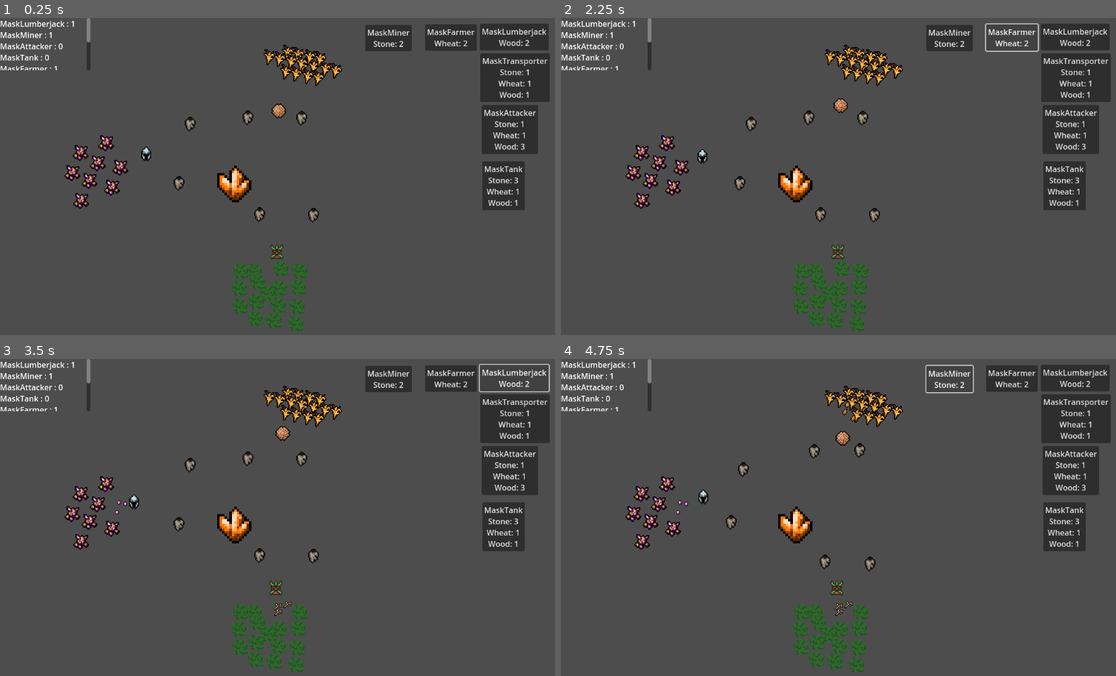
Above: before the commit, frames 1-4 (two rows, left to right).
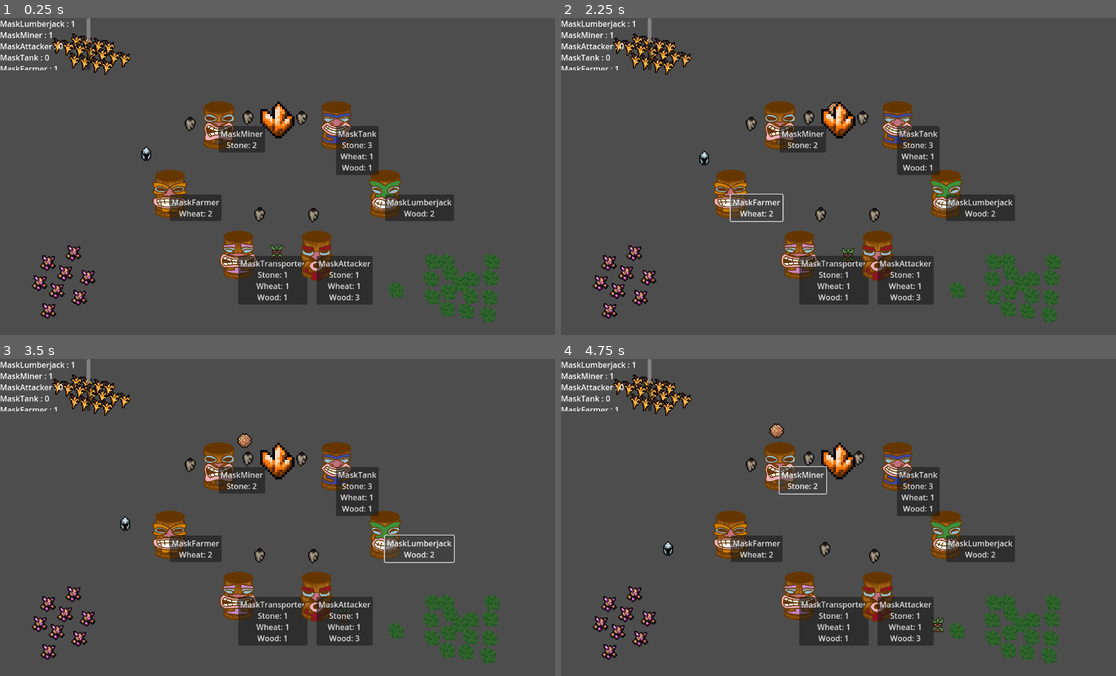
Above: after the commit, the same moments.

Repository: Kayno0o/gwj-86-godot
Game: Godot game, scene res://stages/game/game.tscn
The game is run twice, just before and just after one commit, with the same random seed, the same clock (stepped at 60 frames per second) and the same inputs.
Inputs:
- Up to frame 1 (0.25 s): no input
- Up to frame 2 (2.25 s): click "MaskTransporter Stone: 1 Whea…" at 0.5 s; click "MaskAttacker Stone: 1 Wheat: …" at 1.25 s; click "MaskFarmer Wheat: 2" at 2 s
- Up to frame 3 (3.5 s): click "MaskLumberjack Wood: 2" at 2.75 s
- Up to frame 4 (4.75 s): click "MaskTank Stone: 3 Wheat: 1 Wo…" at 3.5 s; click "MaskMiner Stone: 2" at 4.25 s

The runs differ from the first frame. In frame 1, 23% of the frame differs, in the area x 5-99%, y 2-99%; in frame 2, 22%; in frame 3, 22%; in frame 4, 23%, in the area x 5-99%, y 1-99%.

Commit message:
feat : gosh
j'ai du utiliser krita pour tous les separer, bref j't'expliquerais (ps : c'ma faute :'D ) MAIS les sprite des totem sont good, j'dois ameliorer commen l'ui s'affiche mais en dehors de ça, impec

Diff:
--- a/props/totem/minitotem.gd
+++ b/props/totem/minitotem.gd
@@ -9,7 +9,7 @@
 
 #region @export
 @export var mask_to_invok: PackedScene
-@export var top_sprite : Sprite2D
+@export var top_sprite : Texture
 @export var main_ressources = Enum.ItemType
 #endregion
 
@@ -23,6 +23,7 @@
 #	$Sprite.texture = top_sprite
 
 func _ready() -> void:
+	$Sprite2D.texture=top_sprite
 	var mask_instance = mask_to_invok.instantiate()
 	mask_name = Enum.EntityType.find_key(mask_instance.type)
 
--- a/props/totem/minitotem.tscn
+++ b/props/totem/minitotem.tscn
@@ -1,12 +1,23 @@
-[gd_scene load_steps=3 format=3 uid="uid://d3kkq6puo5mrg"]
+[gd_scene load_steps=6 format=3 uid="uid://d3kkq6puo5mrg"]
 
 [ext_resource type="Script" uid="uid://1ttmpsfgh8hx" path="res://props/totem/minitotem.gd" id="1_cmhrq"]
+[ext_resource type="PackedScene" uid="uid://boaxrcqnla75u" path="res://entities/mask/mask_black/mask_black.tscn" id="2_8f8rj"]
 [ext_resource type="PackedScene" uid="uid://caor0thuoxowv" path="res://Ui/totem/minitotem/minitotembubble.tscn" id="2_jscbx"]
+[ext_resource type="Texture2D" uid="uid://dmku4ouwjlq2s" path="res://assets/totem/totem_base.png" id="3_xnw2e"]
+[ext_resource type="Texture2D" uid="uid://dm1b3rryrrrxi" path="res://assets/totem/blue_totem.png" id="4_j55ir"]
 
 [node name="Minitotem" type="Node2D"]
 script = ExtResource("1_cmhrq")
+mask_to_invok = ExtResource("2_8f8rj")
 metadata/_custom_type_script = "uid://1ttmpsfgh8hx"
 
-[node name="Sprite" type="Sprite2D" parent="."]
+[node name="Sprite2D2" type="Sprite2D" parent="."]
+position = Vector2(0, 31.000008)
+scale = Vector2(0.2, 0.2)
+texture = ExtResource("3_xnw2e")
+
+[node name="Sprite2D" type="Sprite2D" parent="."]
+scale = Vector2(0.2, 0.2)
+texture = ExtResource("4_j55ir")
 
 [node name="minitotembubble" parent="." instance=ExtResource("2_jscbx")]
--- a/props/totem/totem.tscn
+++ b/props/totem/totem.tscn
@@ -1,15 +1,20 @@
-[gd_scene load_steps=11 format=3 uid="uid://cps5jjnch8vi4"]
+[gd_scene load_steps=16 format=3 uid="uid://cps5jjnch8vi4"]
 
 [ext_resource type="Script" uid="uid://b8ny58wv6ftll" path="res://props/totem/totem.gd" id="1_7ndw4"]
 [ext_resource type="Texture2D" uid="uid://cuymfckcbvxwr" path="res://props/totem/Crafting_36.png" id="2_v2ani"]
 [ext_resource type="PackedScene" uid="uid://ypvcy411pc06" path="res://props/totem/mini_totem/mini_totem_wood.tscn" id="3_v2ani"]
 [ext_resource type="PackedScene" uid="uid://chlm7ig6hfol0" path="res://entities/mask/mask_white/mask_white.tscn" id="4_b3en4"]
+[ext_resource type="Texture2D" uid="uid://d1o7xg8tsia00" path="res://assets/totem/pink_totem.png" id="5_x5o6e"]
 [ext_resource type="PackedScene" uid="uid://d3kkq6puo5mrg" path="res://props/totem/minitotem.tscn" id="5_xabt0"]
 [ext_resource type="PackedScene" uid="uid://qc4kdv7yak4b" path="res://entities/mask/mask_red/mask_red.tscn" id="6_k4i2k"]
 [ext_resource type="PackedScene" uid="uid://c0x6jgtd4wswl" path="res://entities/mask/mask_orange/mask_orange.tscn" id="7_k4i2k"]
 [ext_resource type="PackedScene" uid="uid://bwr7ygt2ff7hq" path="res://entities/mask/mask_green/mask_green.tscn" id="8_h5uus"]
+[ext_resource type="Texture2D" uid="uid://dslee6wnr15cf" path="res://assets/totem/red_totem.png" id="8_q76w8"]
 [ext_resource type="PackedScene" uid="uid://bqk8yh7c2vn8p" path="res://entities/mask/mask_blue/mask_blue.tscn" id="9_a0348"]
-[ext_resource type="PackedScene" uid="uid://boaxrcqnla75u" path="res://entities/mask/mask_black/mask_black.tscn" id="10_fmo0m"]
+[ext_resource type="Texture2D" uid="uid://bekvbetm0lfqw" path="res://assets/totem/orange_totem.png" id="10_waqct"]
+[ext_resource type="Texture2D" uid="uid://bw11mro1e5kd" path="res://assets/totem/green_totem.png" id="12_42wbl"]
+[ext_resource type="Texture2D" uid="uid://dm1b3rryrrrxi" path="res://assets/totem/blue_totem.png" id="14_tbapd"]
+[ext_resource type="Texture2D" uid="uid://4580kbqbk2ur" path="res://assets/totem/grey_totem.png" id="16_yjcm3"]
 
 [node name="Totem" type="Node2D"]
 script = ExtResource("1_7ndw4")
@@ -18,9 +23,10 @@
 scale = Vector2(5, 5)
 texture = ExtResource("2_v2ani")
 
-[node name="whitetotem" parent="." instance=ExtResource("3_v2ani")]
-position = Vector2(503, -270)
+[node name="pinktotem" parent="." instance=ExtResource("3_v2ani")]
+position = Vector2(-80, 275)
 mask_to_invok = ExtResource("4_b3en4")
+top_sprite = ExtResource("5_x5o6e")
 main_ressources = {
 "Soul": 0,
 "Stone": 1,
@@ -29,8 +35,9 @@
 }
 
 [node name="redtotem" parent="." instance=ExtResource("5_xabt0")]
-position = Vector2(506, -164)
+position = Vector2(80, 275)
 mask_to_invok = ExtResource("6_k4i2k")
+top_sprite = ExtResource("8_q76w8")
 main_ressources = {
 "Soul": 0,
 "Stone": 1,
@@ -39,8 +46,9 @@
 }
 
 [node name="orangetotem" parent="." instance=ExtResource("5_xabt0")]
-position = Vector2(390, -329)
+position = Vector2(-220, 150)
 mask_to_invok = ExtResource("7_k4i2k")
+top_sprite = ExtResource("10_waqct")
 main_ressources = {
 "Soul": 0,
 "Stone": 0,
@@ -49,8 +57,9 @@
 }
 
 [node name="greentotem" parent="." instance=ExtResource("5_xabt0")]
-position = Vector2(502, -330)
+position = Vector2(220, 150)
 mask_to_invok = ExtResource("8_h5uus")
+top_sprite = ExtResource("12_42wbl")
 main_ressources = {
 "Soul": 0,
 "Stone": 0,
@@ -59,8 +68,9 @@
 }
 
 [node name="bluetotem" parent="." instance=ExtResource("5_xabt0")]
-position = Vector2(507, -49)
+position = Vector2(120, 10)
 mask_to_invok = ExtResource("9_a0348")
+top_sprite = ExtResource("14_tbapd")
 main_ressources = {
 "Soul": 0,
 "Stone": 3,
@@ -69,8 +79,8 @@
 }
 
 [node name="blacktotem" parent="." instance=ExtResource("5_xabt0")]
-position = Vector2(268, -328)
-mask_to_invok = ExtResource("10_fmo0m")
+position = Vector2(-120, 10)
+top_sprite = ExtResource("16_yjcm3")
 main_ressources = {
 "Soul": 0,
 "Stone": 2,
--- a/stages/game/game.tscn
+++ b/stages/game/game.tscn
@@ -22,121 +22,121 @@
 [node name="Objects" type="Node2D" parent="."]
 
 [node name="Tree2" parent="Objects" instance=ExtResource("3_navwl")]
-position = Vector2(519, 517)
+position = Vector2(912, 498)
 
 [node name="Tree3" parent="Objects" instance=ExtResource("3_navwl")]
-position = Vector2(612, 517)
+position = Vector2(1005, 498)
 
 [node name="wheat" parent="Objects" instance=ExtResource("4_mqy30")]
-position = Vector2(585, 110)
+position = Vector2(153, 87)
 
 [node name="rock" parent="Objects" instance=ExtResource("5_navwl")]
-position = Vector2(217, 256)
+position = Vector2(150, 481)
 
 [node name="rock2" parent="Objects" instance=ExtResource("5_navwl")]
-position = Vector2(165, 276)
+position = Vector2(98, 501)
 
 [node name="rock3" parent="Objects" instance=ExtResource("5_navwl")]
-position = Vector2(183, 333)
+position = Vector2(116, 558)
 
 [node name="wheat2" parent="Objects" instance=ExtResource("4_mqy30")]
-position = Vector2(621, 95)
+position = Vector2(189, 72)
 
 [node name="wheat3" parent="Objects" instance=ExtResource("4_mqy30")]
-position = Vector2(589, 71)
+position = Vector2(157, 48)
 
 [node name="wheat4" parent="Objects" instance=ExtResource("4_mqy30")]
-position = Vector2(551, 80)
+position = Vector2(119, 57)
 
 [node name="Tree4" parent="Objects" instance=ExtResource("3_navwl")]
-position = Vector2(570, 552)
+position = Vector2(963, 533)
 
 [node name="Tree5" parent="Objects" instance=ExtResource("3_navwl")]
-position = Vector2(488, 552)
+position = Vector2(881, 533)
 
 [node name="wheat5" parent="Objects" instance=ExtResource("4_mqy30")]
-position = Vector2(606, 114)
+position = Vector2(174, 91)
 
 [node name="wheat6" parent="Objects" instance=ExtResource("4_mqy30")]
-position = Vector2(642, 99)
+position = Vector2(210, 76)
 
 [node name="wheat7" parent="Objects" instance=ExtResource("4_mqy30")]
-position = Vector2(610, 75)
+position = Vector2(178, 52)
 
 [node name="wheat8" parent="Objects" instance=ExtResource("4_mqy30")]
-position = Vector2(572, 84)
+position = Vector2(140, 61)
 
 [node name="wheat9" parent="Objects" instance=ExtResource("4_mqy30")]
-position = Vector2(630, 119)
+position = Vector2(198, 96)
 
 [node name="wheat10" parent="Objects" instance=ExtResource("4_mqy30")]
-position = Vector2(666, 104)
+position = Vector2(234, 81)
 
 [node name="wheat11" parent="Objects" instance=ExtResource("4_mqy30")]
-position = Vector2(634, 80)
+position = Vector2(202, 57)
 
 [node name="wheat12" parent="Objects" instance=ExtResource("4_mqy30")]
-position = Vector2(596, 89)
+position = Vector2(164, 66)
 
 [node name="wheat13" parent="Objects" instance=ExtResource("4_mqy30")]
-position = Vector2(651, 123)
+position = Vector2(219, 100)
 
 [node name="wheat14" parent="Objects" instance=ExtResource("4_mqy30")]
-position = Vector2(687, 108)
+position = Vector2(255, 85)
 
 [node name="wheat15" parent="Objects" instance=ExtResource("4_mqy30")]
-position = Vector2(655, 84)
+position = Vector2(223, 61)
 
 [node name="wheat16" parent="Objects" instance=ExtResource("4_mqy30")]
-position = Vector2(617, 93)
+position = Vector2(185, 70)
 
 [node name="Tree6" parent="Objects" instance=ExtResource("3_navwl")]
-position = Vector2(609, 550)
+position = Vector2(1002, 531)
 
 [node name="Tree7" parent="Objects" instance=ExtResource("3_navwl")]
-position = Vector2(547, 562)
+position = Vector2(940, 543)
 
 [node name="Tree8" parent="Objects" instance=ExtResource("3_navwl")]
-position = Vector2(523, 579)
+position = Vector2(916, 560)
 
 [node name="Tree9" parent="Objects" instance=ExtResource("3_navwl")]
-position = Vector2(604, 625)
+position = Vector2(997, 606)
 
 [node name="Tree10" parent="Objects" instance=ExtResource("3_navwl")]
-position = Vector2(573, 512)
+position = Vector2(809, 556)
 
 [node name="Tree11" parent="Objects" instance=ExtResource("3_navwl")]
-position = Vector2(491, 517)
+position = Vector2(884, 498)
 
 [node name="Tree12" parent="Objects" instance=ExtResource("3_navwl")]
-position = Vector2(490, 589)
+position = Vector2(883, 570)
 
 [node name="Tree13" parent="Objects" instance=ExtResource("3_navwl")]
-position = Vector2(568, 587)
+position = Vector2(961, 568)
 
 [node name="Tree14" parent="Objects" instance=ExtResource("3_navwl")]
-position = Vector2(526, 539)
+position = Vector2(919, 520)
 
 [node name="Tree15" parent="Objects" instance=ExtResource("3_navwl")]
-position = Vector2(607, 590)
+position = Vector2(1000, 571)
 
 [node name="Tree16" parent="Objects" instance=ExtResource("3_navwl")]
-position = Vector2(559, 618)
+position = Vector2(952, 599)
 
 [node name="Tree17" parent="Objects" instance=ExtResource("3_navwl")]
-position = Vector2(521, 614)
+position = Vector2(914, 595)
 
 [node name="rock4" parent="Objects" instance=ExtResource("5_navwl")]
-position = Vector2(200, 297)
+position = Vector2(133, 522)
 
 [node name="rock5" parent="Objects" instance=ExtResource("5_navwl")]
-position = Vector2(148, 317)
+position = Vector2(81, 542)
 
 [node name="rock6" parent="Objects" instance=ExtResource("5_navwl")]
-position = Vector2(166, 374)
+position = Vector2(99, 599)
 
 [node name="rock7" parent="Objects" instance=ExtResource("5_navwl")]
-position = Vector2(229, 347)
+position = Vector2(162, 572)
 
 [node name="Characters" type="Node2D" parent="."]
 
@@ -170,10 +170,10 @@
 [node name="Villains" type="Node" parent="."]
 
 [node name="Totem" parent="." instance=ExtResource("6_rsoik")]
-position = Vector2(479, 342)
+position = Vector2(567, 211)
 
 [node name="rock2" parent="." instance=ExtResource("5_navwl")]
-position = Vector2(246, 306)
+position = Vector2(179, 531)
 
 [node name="GameMaster" parent="." instance=ExtResource("11_51ysb")]
 day_lenght = 60.0
Binary file added: assets/totem/blue_totem.png
Not shown, added: assets/totem/blue_totem.png.import
Binary file added: assets/totem/green_totem.png
Not shown, added: assets/totem/green_totem.png.import
Binary file added: assets/totem/grey_totem.png
Not shown, added: assets/totem/grey_totem.png.import
Binary file added: assets/totem/orange_totem.png
Not shown, added: assets/totem/orange_totem.png.import
Binary file added: assets/totem/pink_totem.png
Not shown, added: assets/totem/pink_totem.png.import
Binary file added: assets/totem/red_totem.png
Not shown, added: assets/totem/red_totem.png.import
(and 5 more such lines)
